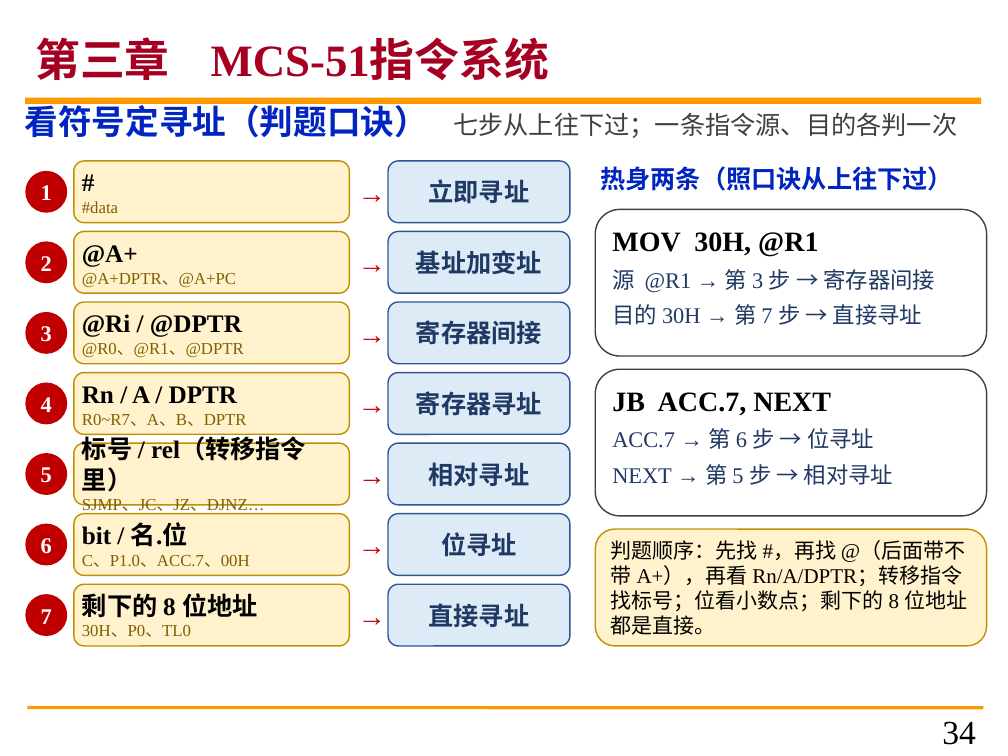
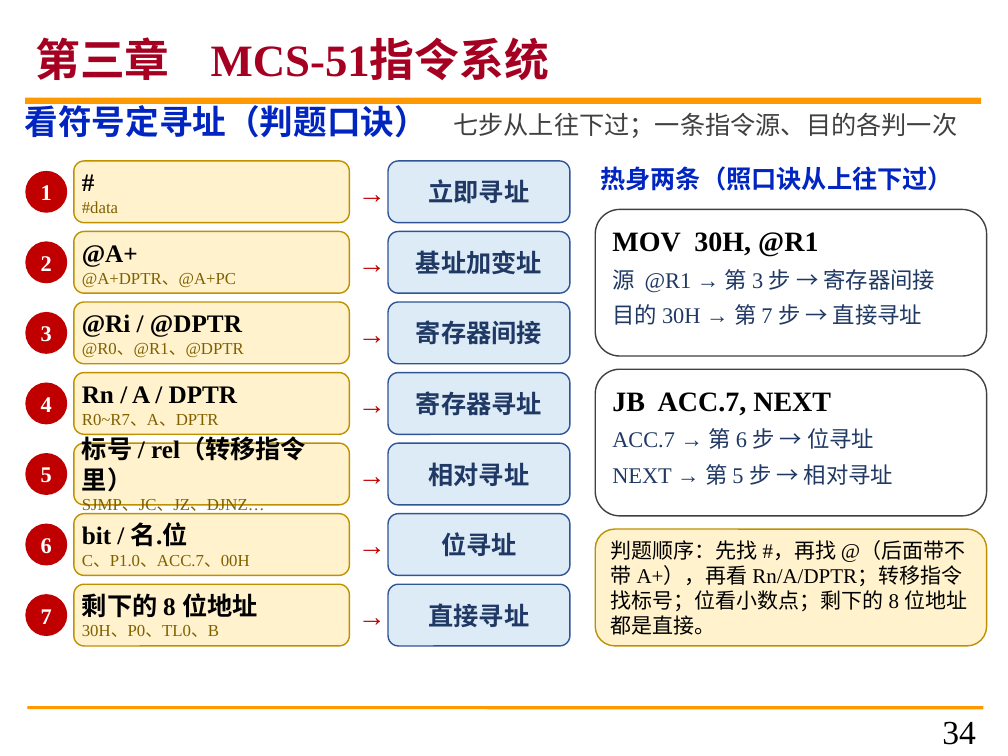
Before and after one commit to caizi333333/Educog-micro2026, a slide deck: slide 34 of public/resources/course/courseware/u3/ch3-v4.pptx. Drawn at 1008x756 pixels with LibreOffice and Linux fonts; fonts in the diff are those of the drawing. Boxes give left, top, right and bottom in pixels: in the first picture for what was removed or moved away, otherwise in the second. Text is boxed around its words. In the diff, an @@ line names an element or a change of style, - is before the commit and + after.

```diff
--- a/public/resources/course/courseware/u3/ch3-v4.pptx
+++ b/public/resources/course/courseware/u3/ch3-v4.pptx
@@ text in rounded rectangle at (82,414,219,426): text changed @@
-R0~R7、A、B、DPTR
+R0~R7、A、DPTR
@@ text in rounded rectangle at (82,625,219,637): text changed @@
-30H、P0、TL0
+30H、P0、TL0、B
```
Also in this commit, not shown: 15 other slides changed, 11 other files.
